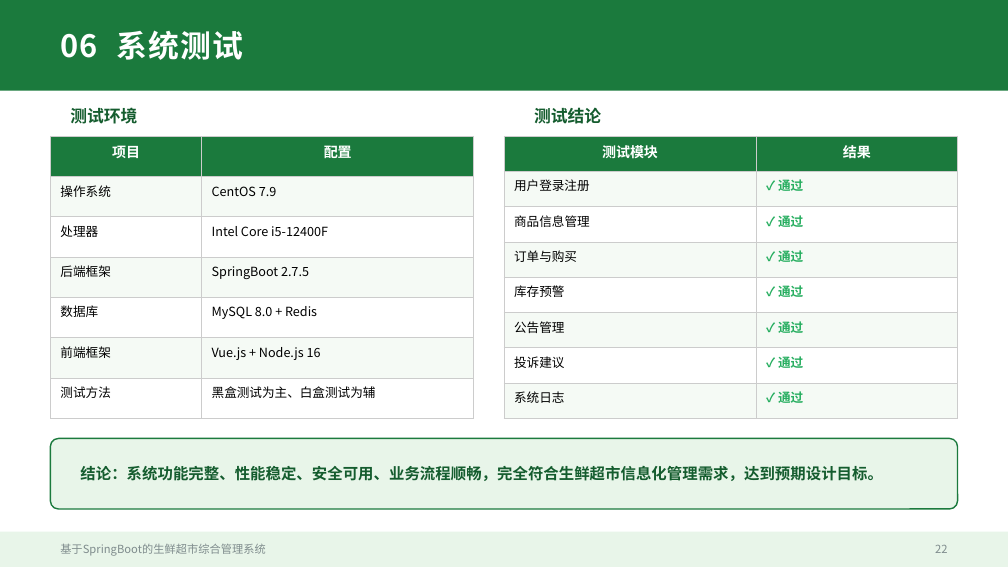
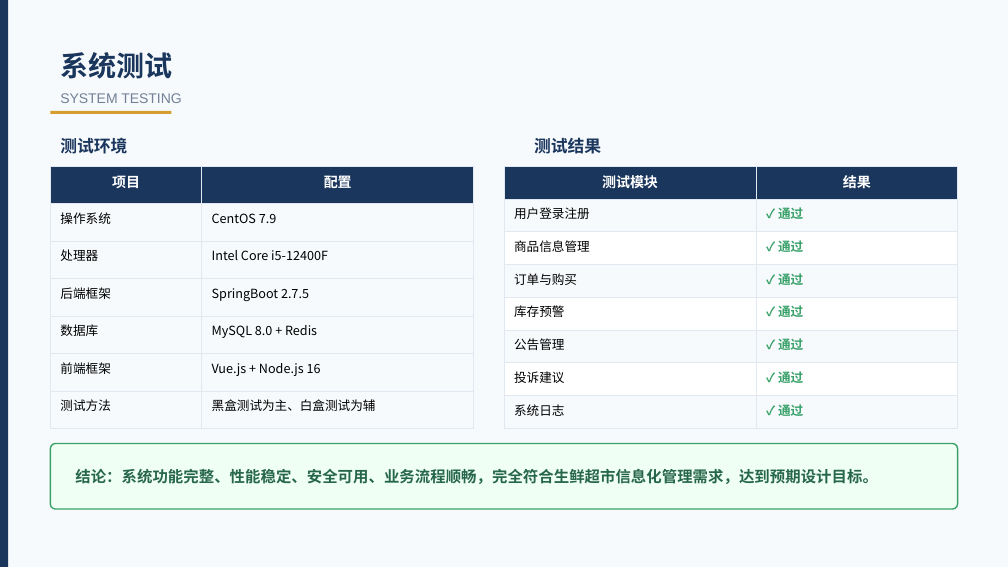
Before and after one commit to lvolk555/Trea--warehouse-, a slide deck: slide 19 of 生鲜超市综合管理系统_毕业答辩PPT.pptx (slide 22 before the commit). Drawn at 1008x567 pixels with LibreOffice and Linux fonts; fonts in the diff are those of the drawing. Boxes give left, top, right and bottom in pixels: in the first picture for what was removed or moved away, otherwise in the second. Text is boxed around its words. In the diff, an @@ line names an element or a change of style, - is before the commit and + after.

Commit message:
更新毕业答辩PPT - 采用深蓝色商务模板风格，添加学院信息

```diff
--- a/生鲜超市综合管理系统_毕业答辩PPT.pptx
+++ b/生鲜超市综合管理系统_毕业答辩PPT.pptx
@@ background #FFFFFF to #F7FAFC @@
@@ rectangle removed at (0, 0, 1008, 91) @@
@@ rectangle added at (0, 0, 8, 566), fill #1A365D @@
@@ text at (60, 52, 172, 79): text changed; size 22 to 20 pt; text colour #FFFFFF to #1A365D @@
-06 系统测试
+系统测试
@@ rectangle added at (50, 111, 171, 114), fill #D69E2E @@
@@ text added at (60, 93, 181, 103), 10 pt, text #718096 @@
+SYSTEM TESTING
@@ text "测试环境": place and size @@
-text "测试环境" at (70, 107, 137, 124)
+text "测试环境" at (60, 137, 127, 154)
@@ text "测试环境" at (60, 137, 127, 154): text colour #145C2E to #1A365D @@
@@ text at (534, 138, 601, 154): text changed; text colour #145C2E to #1A365D @@
-测试结论
+测试结果
@@ table at (50, 166, 474, 428) @@
@@ fill #1B7A3D to #1A365D in row 1 @@
@@ fill #F5FAF5 to #F7FAFC in 6 cells @@
@@ borders changed @@
@@ table: place and size @@
-table at (50, 136, 474, 418)
+table at (50, 166, 474, 428)
@@ table at (504, 166, 958, 428) @@
@@ fill #1B7A3D to #1A365D in row 1 @@
@@ fill #F5FAF5 to #F7FAFC in 8 cells @@
@@ text colour #27AE60 to #38A169 in "✓ 通过", "✓ 通过", "✓ 通过", "✓ 通过" and 3 more places @@
@@ borders changed @@
@@ table: place and size @@
-table at (504, 136, 958, 418)
+table at (504, 166, 958, 428)
@@ rounded rectangle: place and size @@
-rounded rectangle at (50, 438, 958, 509)
+rounded rectangle at (50, 444, 958, 509)
@@ rounded rectangle at (50, 444, 958, 509): fill #E8F5E9 to #F0FFF4; outline #1B7A3D 1 pt to #38A169 1 pt; proportions changed @@
@@ text "结论：系统功能完整、性能稳定、安全可用、业务流程顺畅，完全符合生鲜超市信息化管理需求，达到预期设计目标。" at (75, 469, 878, 484): text colour #145C2E to #276749 @@
@@ rectangle removed at (0, 532, 1008, 567) @@
@@ text removed at (60, 544, 265, 556) @@
-基于SpringBoot的生鲜超市综合管理系统
@@ text removed at (935, 545, 947, 553) @@
-22
```
Also in this commit, not shown: 12 other slides changed, 9 slides added, 11 slides removed.
